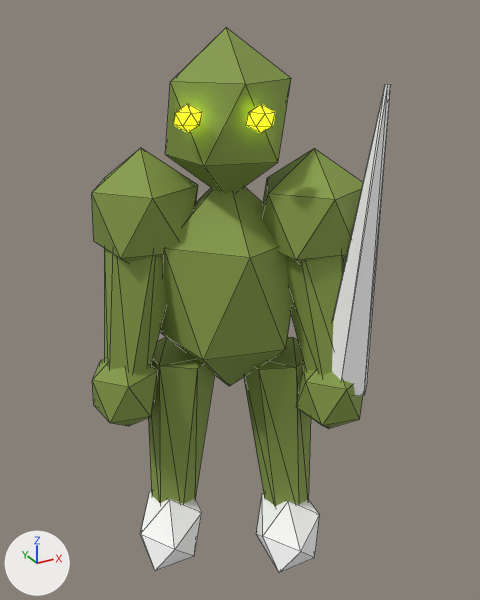
Before and after pictures for a commit that changed the glTF model GameData/Visuals/DemonFighter/hunter.glb.
Before and after are seen from a camera (50 mm lens) standing at (1.27, -3.3, 3.44) and looking at (3.05, -0.05, 1.82). Every picture has the same lights, and +X, +Y and +Z are marked at lower left. The older version comes first. Mesh edges are drawn as thin lines. Where no turn or scale is listed for an object, it has been applied to the vertices.

Names of what the first picture shows: 'Arm.014', 'Arm.015', 'Blade.001', 'Boot.012', 'Boot.013', 'Eye.028', 'Eye.029', 'Hand.012', 'Hand.013', 'Head.014', 'Leg.020', 'Leg.021', 'Shoulder.012', 'Shoulder.013', 'Torso.006'.
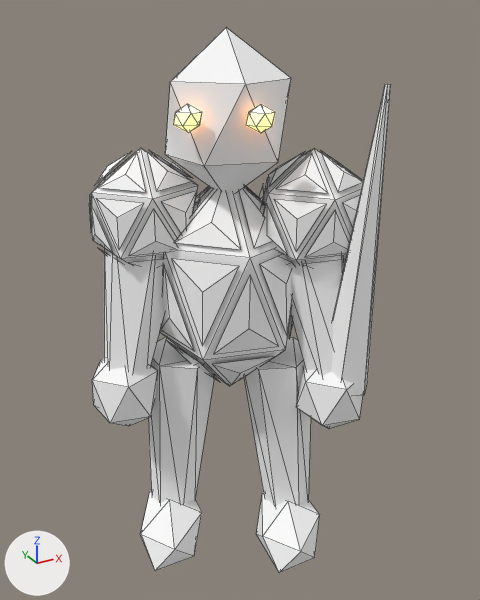
Edits to the bpy script that builds the scene:
```text
Change mat_forest_venom:
    mat_forest_venom.base_color: (0.24, 0.34, 0.065) -> (1.0, 1.0, 1.0)  # green #869e48 -> white #ffffff
    mat_forest_venom.roughness: 0.8 -> 0.88
Change mat_sulfur_fire:
    mat_sulfur_fire.base_color: (0.8, 1.0, 0.005) -> (1.0, 1.0, 1.0)  # yellow #e7ff10 -> white #ffffff
    mat_sulfur_fire.emission_color: (0.8, 1.0, 0.005) -> (1.0, 0.37, 0.045)  # yellow #e7ff10 -> orange #ffa43c
Add me_layered_shoulder_013:
    me_layered_shoulder_013.from_pydata(...)  # 80 vertices, 60 faces; spans x 3.095..3.736, y -0.555..0.075, z 1.987..2.713
    me_layered_shoulder_013.materials.append(mat_forest_venom)  # white #ffffff
Add me_layered_shoulder_012:
    me_layered_shoulder_012.from_pydata(...)  # 80 vertices, 60 faces; spans x 2.264..2.905, y -0.075..0.555, z 1.987..2.713
    me_layered_shoulder_012.materials.append(mat_forest_venom)  # white #ffffff
Add me_layered_torso_006:
    me_layered_torso_006.from_pydata(...)  # 80 vertices, 60 faces; spans x 2.583..3.417, y -0.383..0.383, z 1.245..2.555
    me_layered_torso_006.materials.append(mat_forest_venom)  # white #ffffff
Add ob_layered_shoulder_013:
    ob_layered_shoulder_013 = bpy.data.objects.new('Layered Shoulder.013', me_layered_shoulder_013)
    ob_layered_shoulder_013.location = (0.0, 0.0, 0.0)
Add ob_layered_shoulder_012:
    ob_layered_shoulder_012 = bpy.data.objects.new('Layered Shoulder.012', me_layered_shoulder_012)
    ob_layered_shoulder_012.location = (0.0, 0.0, 0.0)
Add ob_layered_torso_006:
    ob_layered_torso_006 = bpy.data.objects.new('Layered Torso.006', me_layered_torso_006)
    ob_layered_torso_006.location = (0.0, 0.0, 0.0)
```

Location of each change, (x1, y1, x2, y2) in pixels of the pictures (480 x 600 px):
'Torso.006', recoloured, surface changed (green to white): (160, 187, 292, 386) in both
'Head.014', recoloured, surface changed (green to white): (166, 28, 291, 193) in both
'Layered Torso.006', added: after (161, 186, 293, 384)
'Shoulder.012', recoloured, surface changed (green to white): (92, 148, 198, 263) in both
'Shoulder.013', recoloured, surface changed (green to white): (263, 149, 363, 264) in both
'Leg.020', recoloured, surface changed (green to white): (148, 337, 214, 504) in both
'Leg.021', recoloured, surface changed (green to white): (244, 337, 311, 506) in both
'Arm.014', recoloured, surface changed (green to white): (104, 248, 164, 374) in both
'Layered Shoulder.012', added: after (89, 150, 200, 267)
'Layered Shoulder.013', added: after (258, 150, 363, 267)
'Arm.015', recoloured, surface changed (green to white): (288, 255, 346, 376) in both
'Hand.012', recoloured, surface changed (green to white): (92, 359, 158, 426) in both
'Hand.013', recoloured, surface changed (green to white): (297, 365, 363, 429) in both
'Eye.029', recoloured (lighter): (246, 104, 275, 133) in both
'Eye.028', recoloured (lighter): (174, 104, 202, 133) in both
